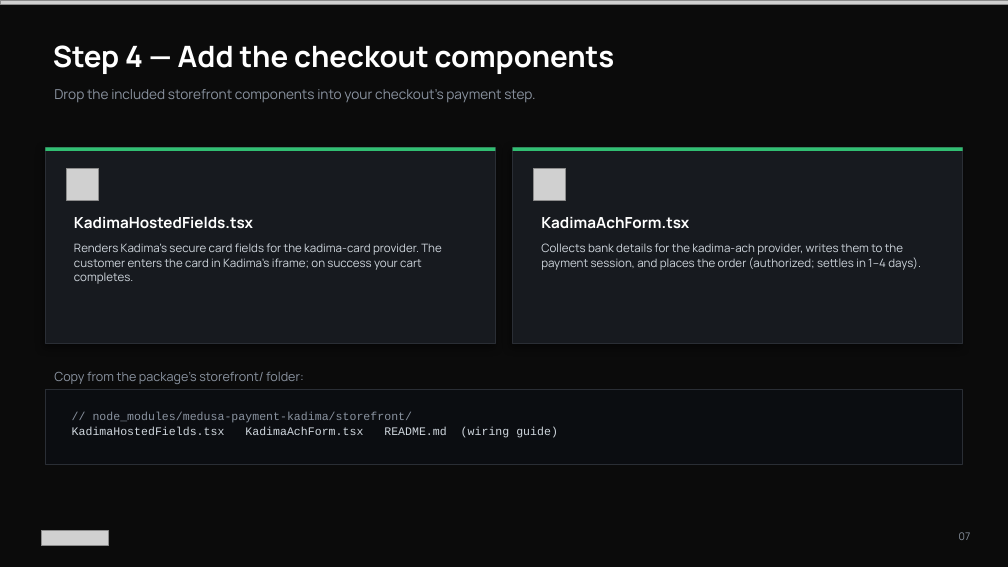
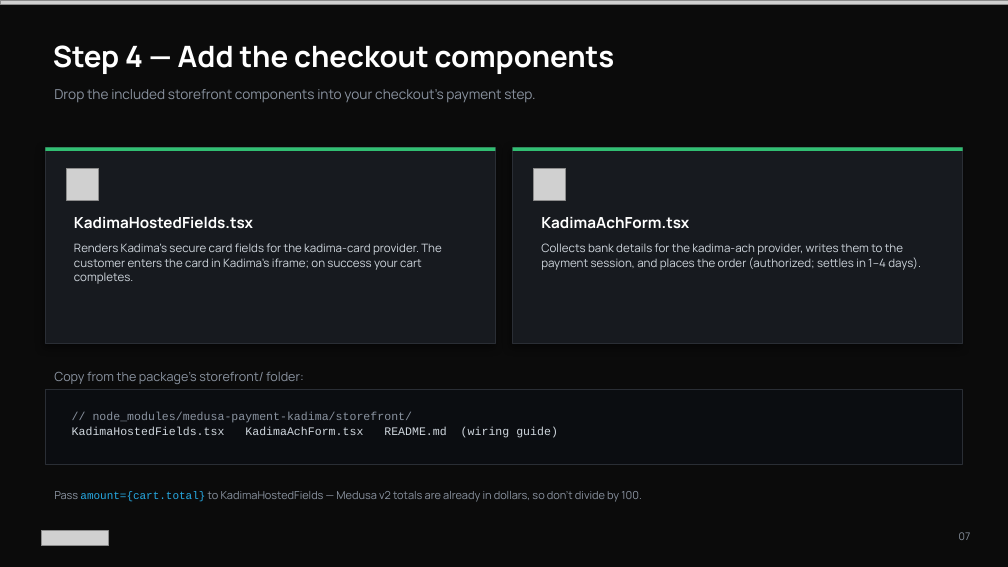
Before and after one commit to kadimapayments/medusa-payment-kadima, a slide deck: slide 7 of docs/Kadima-Medusa-Install-Guide.pptx. Drawn at 1008x567 pixels with LibreOffice and Linux fonts; fonts in the diff are those of the drawing; grey boxes stand for pictures. Boxes give left, top, right and bottom in pixels: in the first picture for what was removed or moved away, otherwise in the second. Text is boxed around its words. In the diff, an @@ line names an element or a change of style, - is before the commit and + after.

```diff
--- a/docs/Kadima-Medusa-Install-Guide.pptx
+++ b/docs/Kadima-Medusa-Install-Guide.pptx
@@ text added at (54, 491, 641, 502), 10.5 pt, text #8A93A0 @@
+Pass amount={cart.total} to KadimaHostedFields — Medusa v2 totals are already in dollars, so don't divide by 100.
```
Also in this commit, not shown: 2 other slides changed, 4 other files.
